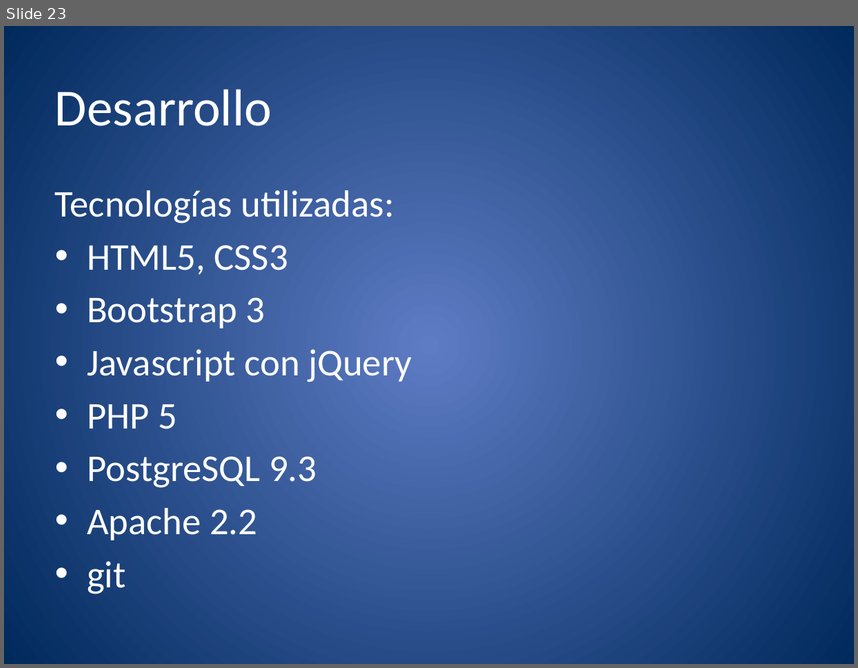
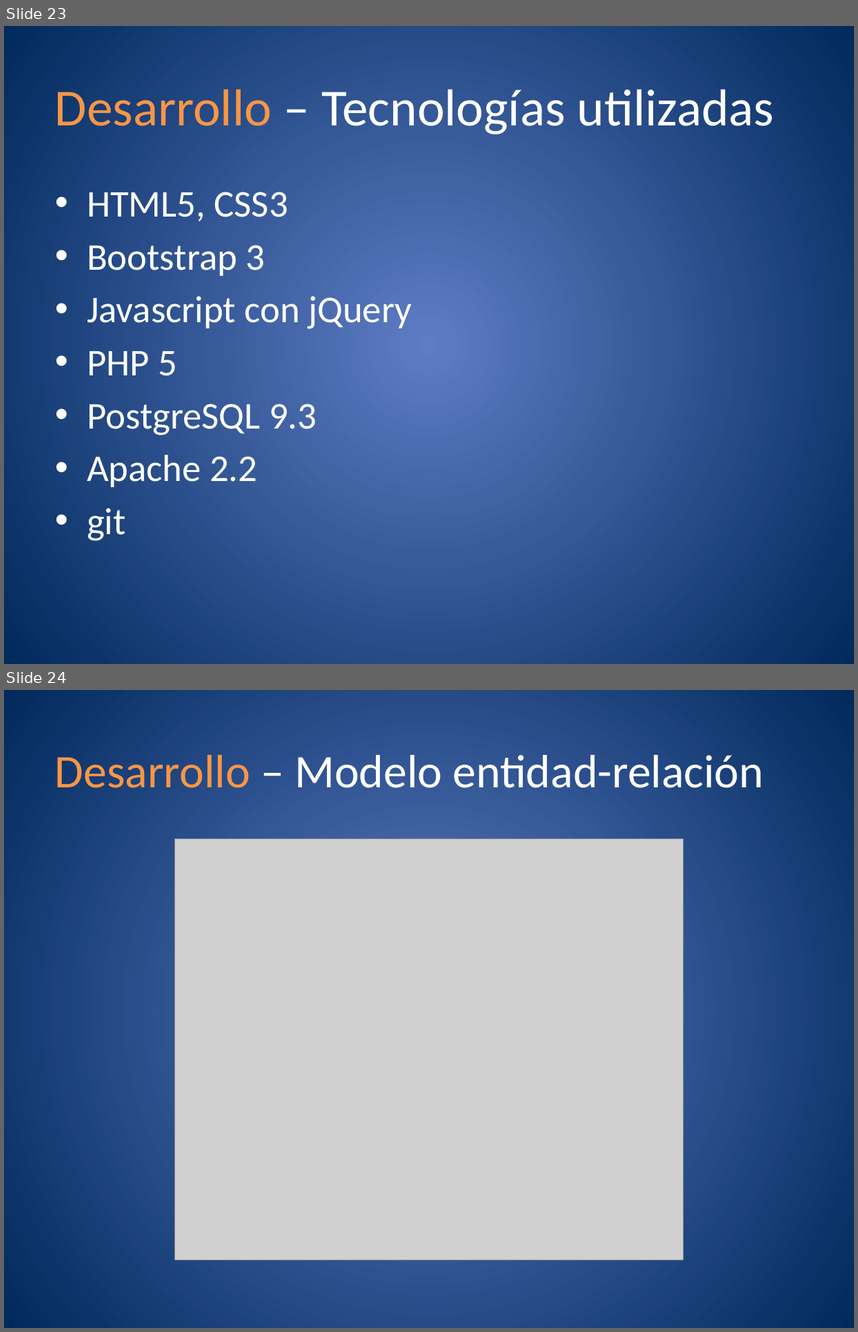
Before and after one commit to molins/TFG, a slide deck: presentacion/TFG.pptx. Shown one above the other, each under a label of ours: slide 23 before the commit, slides 23 and 24 after it. The pictures are 858x668 and 858x1332 pixels, drawn with LibreOffice and Linux fonts; fonts in the diff are those of the drawing; grey boxes stand for pictures. Boxes give left, top, right and bottom in pixels: in the first picture for what was removed or moved away, otherwise in the second. Text is boxed around its words. In the diff, an @@ line names an element or a change of style, - is before the commit and + after.

```diff
--- a/presentacion/TFG.pptx
+++ b/presentacion/TFG.pptx
@@ slide 24 added at [4, 690, 854, 1328], background gradient #5E7CC5 to #00295C @@
@@ title added at [55, 755, 764, 788], 39.6 pt, text #FFFFFF @@
+Desarrollo – Modelo entidad-relación
@@ picture added at [175, 839, 683, 1259] @@
@@ slide 23 changed as well @@
@@ title at [55, 89, 775, 134]: text changed @@
-Desarrollo
+Desarrollo – Tecnologías utilizadas
@@ text at [55, 190, 394, 223]: paragraph removed @@
-Tecnologías utilizadas:
```
Also in this commit, not shown: 33 other slides changed, 2 other slides added, 1 slide removed, 4 other files.
